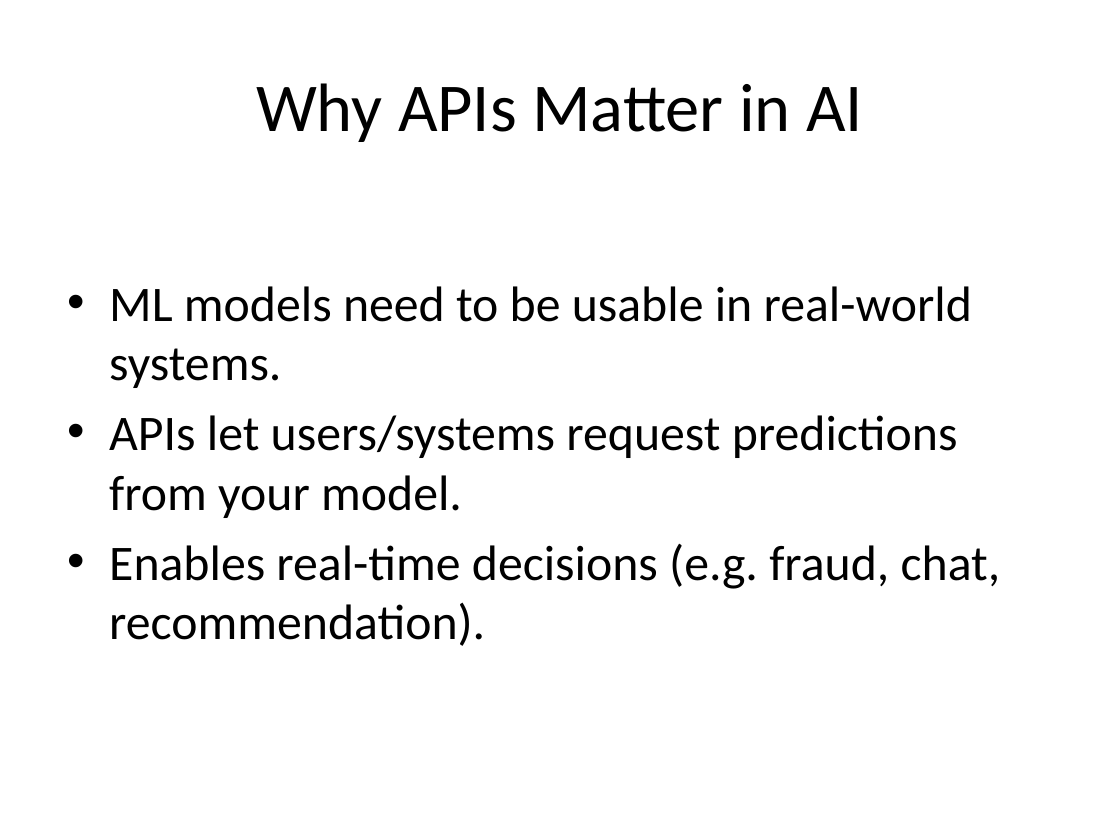
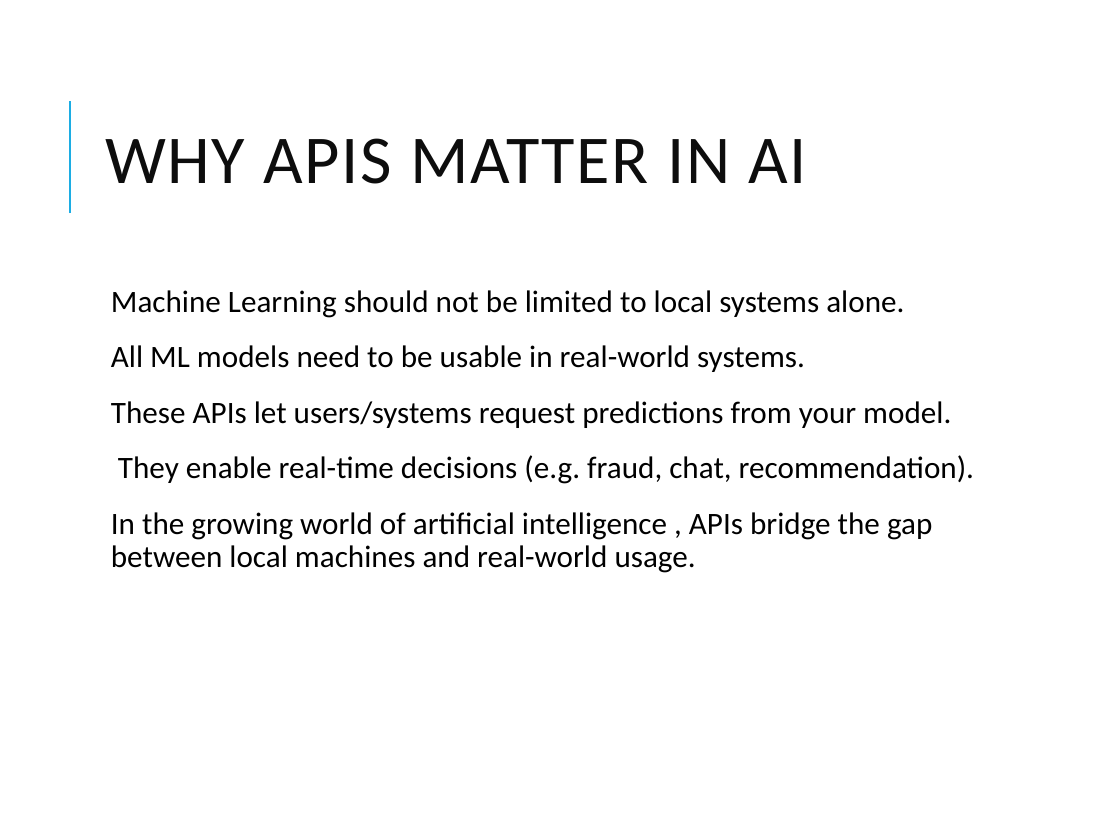
Before and after one commit to Gauransh13738/iris-assignment, a slide deck: slide 2 of FastAPI_by_Gauransh_Singh.pptx. Drawn at 1120x840 pixels with LibreOffice and Linux fonts; fonts in the diff are those of the drawing. Boxes give left, top, right and bottom in pixels: in the first picture for what was removed or moved away, otherwise in the second. Text is boxed around its words. In the diff, an @@ line names an element or a change of style, - is before the commit and + after.

Commit message:
Added new powerpoint file

```diff
--- a/FastAPI_by_Gauransh_Singh.pptx
+++ b/FastAPI_by_Gauransh_Singh.pptx
@@ line added from (69, 213) to (69, 101), #1CADE4 1.5 pt @@
@@ title at [105, 138, 807, 184]: text changed; text colour #000000 to #0D0D0D @@
-Why APIs Matter in AI
+WHY APIS MATTER IN AI
@@ text at [111, 290, 974, 573]: text changed; size 32 to 20 pt @@
-• ML models need to be usable in real-world systems.
-• APIs let users/systems request predictions from your model.
-• Enables real-time decisions (e.g. fraud, chat, recommendation).
+  Machine Learning should not be limited to local systems alone.
+  All ML models need to be usable in real-world systems.
+  These APIs let users/systems request predictions from your model.
+  They enable real-time decisions (e.g. fraud, chat, recommendation).
+  In the growing world of artificial intelligence , APIs bridge the gap between local machines and real-world usage.
```
Also in this commit, not shown: 7 other slides changed.
